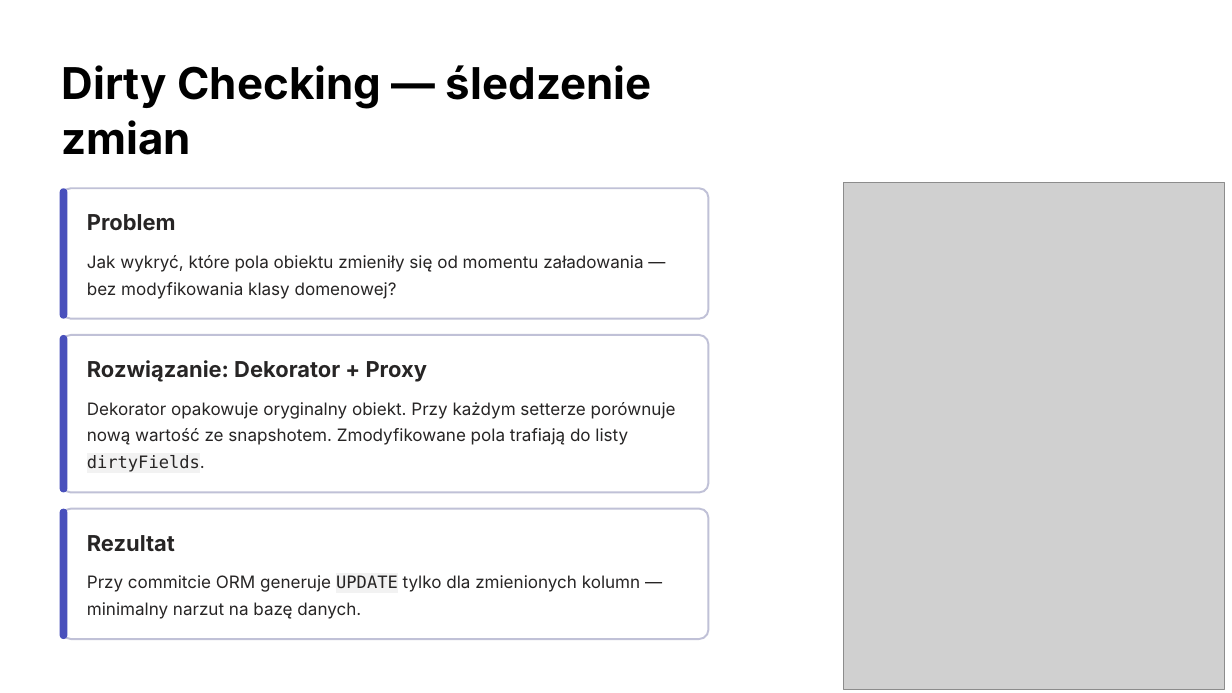
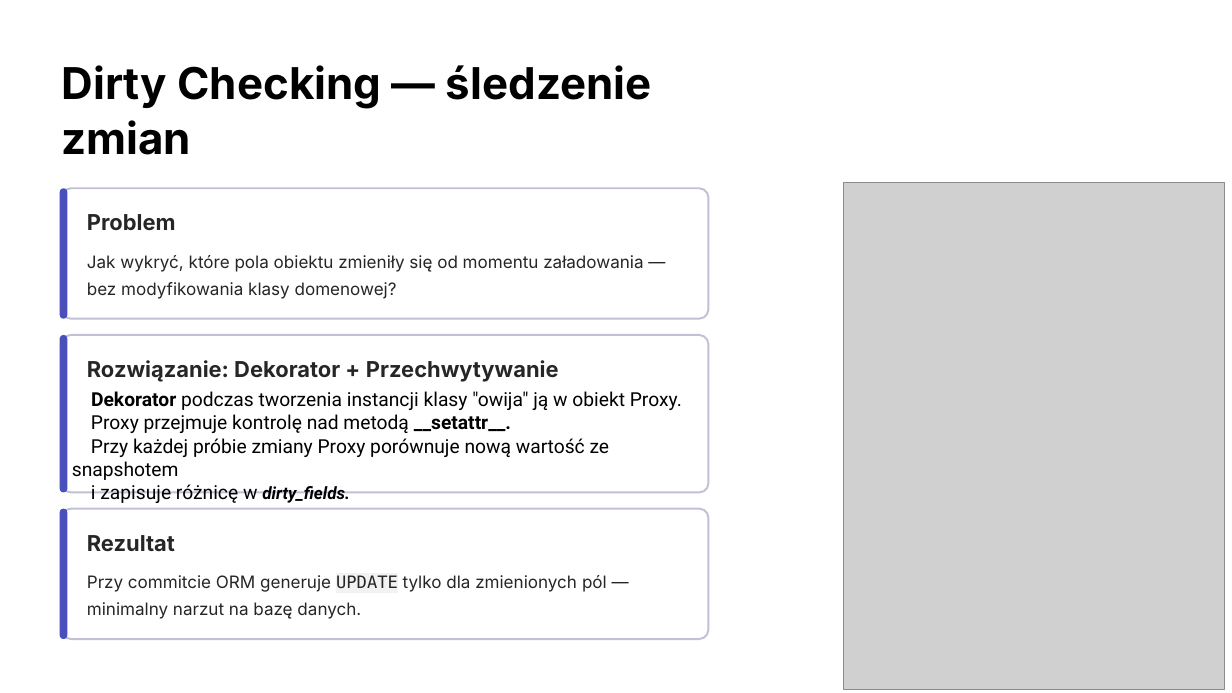
Before and after one commit to KabaKG/JPWP_ORM, a slide deck: slide 9 of ORM.pptx (slide 8 before the commit). Drawn at 1232x693 pixels with LibreOffice and Linux fonts; fonts in the diff are those of the drawing; grey boxes stand for pictures. Boxes give left, top, right and bottom in pixels: in the first picture for what was removed or moved away, otherwise in the second. Text is boxed around its words. In the diff, an @@ line names an element or a change of style, - is before the commit and + after.

```diff
--- a/ORM.pptx
+++ b/ORM.pptx
@@ text at <box>87,360,559,382</box>: text changed @@
-Rozwiązanie: Dekorator + Proxy
+Rozwiązanie: Dekorator + Przechwytywanie
@@ text in rounded rectangle at <box>72,391,682,503</box>: text added @@
+Dekorator podczas tworzenia instancji klasy "owija" ją w obiekt Proxy.
+Proxy przejmuje kontrolę nad metodą __setattr__.
+Przy każdej próbie zmiany Proxy porównuje nową wartość ze snapshotem
+i zapisuje różnicę w dirty_fields.
@@ text removed at <box>87,402,676,472</box> @@
-Dekorator opakowuje oryginalny obiekt. Przy każdym setterze porównuje nową wartość ze snapshotem. Zmodyfikowane pola trafiają do listy dirtyFields.
@@ text at <box>87,575,607,619</box>: text changed @@
-Przy commitcie ORM generuje UPDATE tylko dla zmienionych kolumn — minimalny narzut na bazę danych.
+Przy commitcie ORM generuje UPDATE tylko dla zmienionych pól — minimalny narzut na bazę danych.
```
Also in this commit, not shown: 5 other slides changed, 6 slides added, 2 slides removed, 1 other file.
